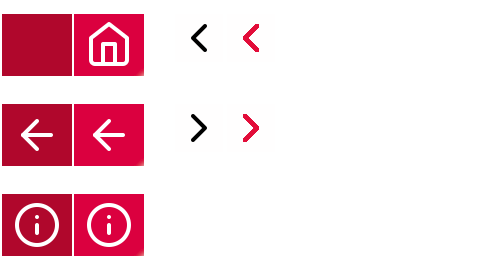
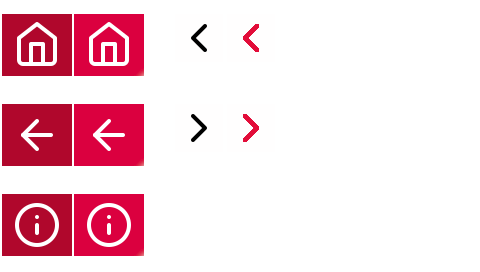
Layer changes from the first 480 x 272 image to the second:
showed "home.svg copy #1" over [17, 22, 57, 66]
